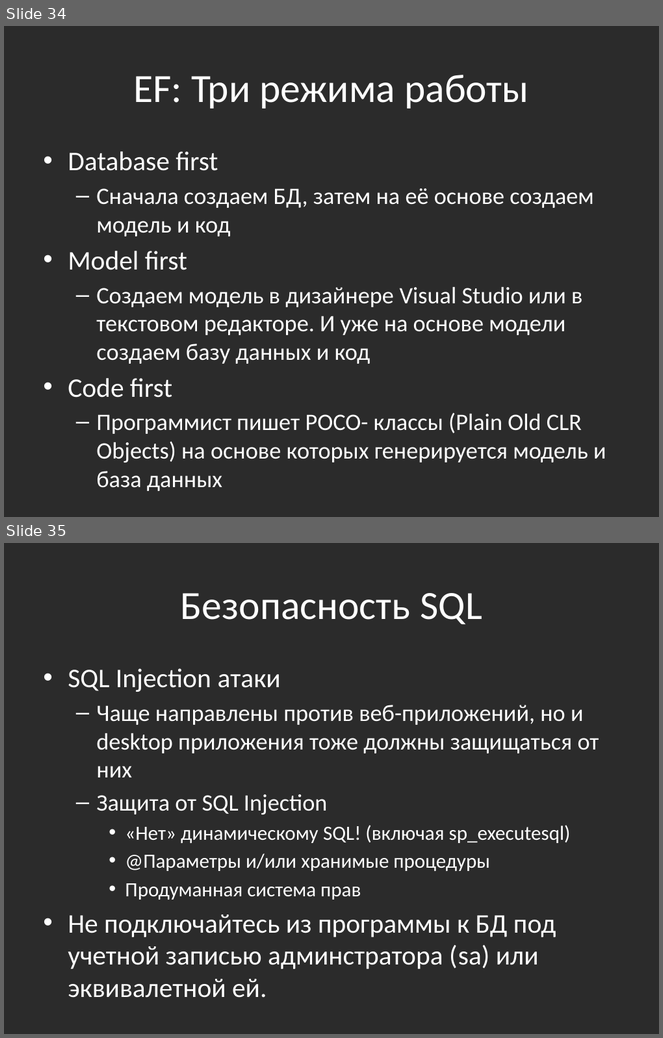
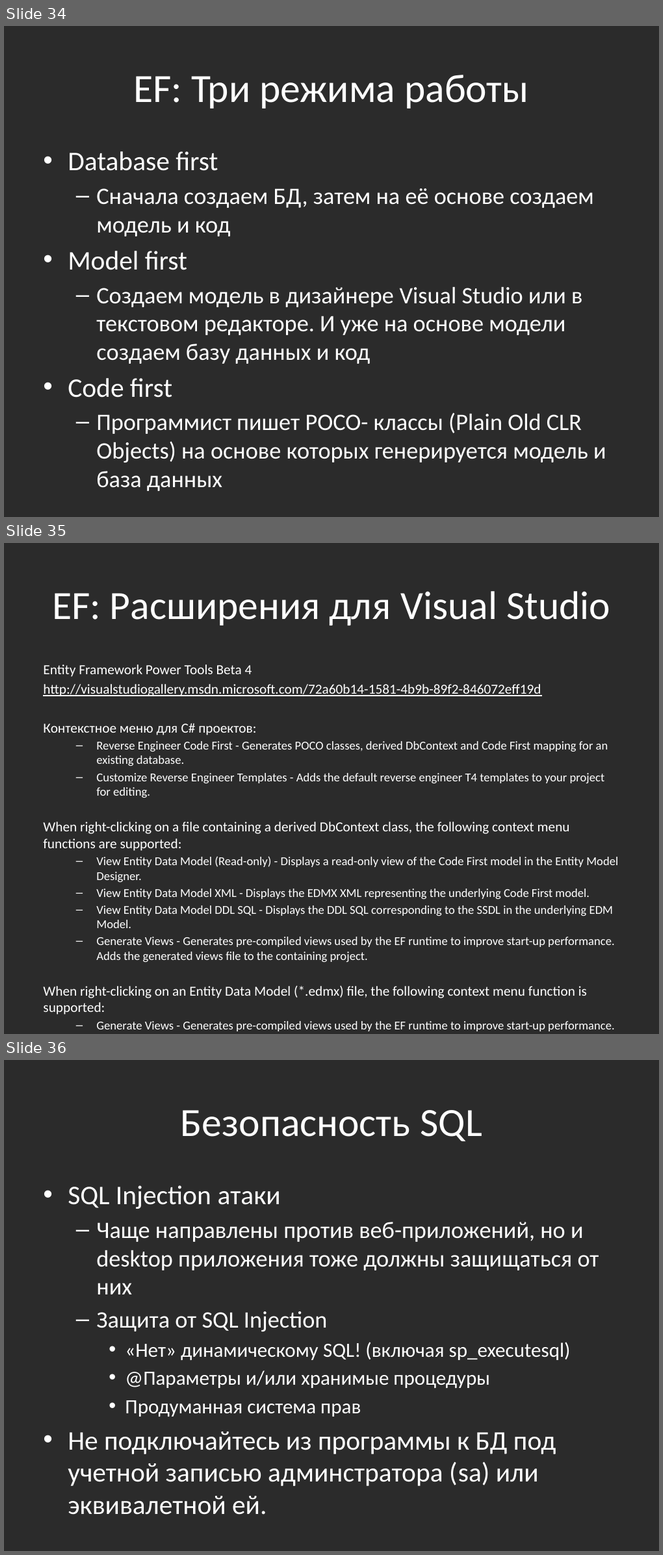
Before and after one commit to bazile/Training, a slide deck: Presentation/lesson-10-adonet.pptx. Shown one above the other, each under a label of ours: slides 34 and 35 before the commit, slides 34, 35 and 36 after it. The pictures are 663x1038 and 663x1555 pixels, drawn with LibreOffice and Linux fonts; fonts in the diff are those of the drawing; background and template pictures are left out; a plain dark background stands for a picture behind light text. Boxes give left, top, right and bottom in pixels: in the first picture for what was removed or moved away, otherwise in the second. Text is boxed around its words. In the diff, an @@ line names an element or a change of style, - is before the commit and + after.

Commit message:
Info about Visual Studio extensions

```diff
--- a/Presentation/lesson-10-adonet.pptx
+++ b/Presentation/lesson-10-adonet.pptx
@@ slide 35 added at <box>4,543,659,1034</box>, background picture (left out) @@
@@ title added at <box>52,591,610,626</box>, 44 pt, text #FFFFFF @@
+EF: Расширения для Visual Studio
@@ text added at <box>43,665,618,1032</box>, 13.3 pt, text #FFFFFF @@
+Entity Framework Power Tools Beta 4
+http://visualstudiogallery.msdn.microsoft.com/72a60b14-1581-4b9b-89f2-846072eff19d
+Контекстное меню для C# проектов:
+  – Reverse Engineer Code First - Generates POCO classes, derived DbContext and Code First mapping for an existing database.
+  – Customize Reverse Engineer Templates - Adds the default reverse engineer T4 templates to your project for editing.
+When right-clicking on a file containing a derived DbContext class, the following context menu functions are supported:
+  – View Entity Data Model (Read-only) - Displays a read-only view of the Code First model in the Entity Model Designer.
+  – View Entity Data Model XML - Displays the EDMX XML representing the underlying Code First model.
+  – View Entity Data Model DDL SQL - Displays the DDL SQL corresponding to the SSDL in the underlying EDM Model.
+  – Generate Views - Generates pre-compiled views used by the EF runtime to improve start-up performance. Adds the generated views file to the containing project.
+When right-clicking on an Entity Data Model (*.edmx) file, the following context menu function is supported:
+  – Generate Views - Generates pre-compiled views used by the EF runtime to improve start-up performance. Adds the generated views file to the containing project.
@@ what was slide 35 is now slide 36 @@
```
Also in this commit, not shown: 1 other file.
